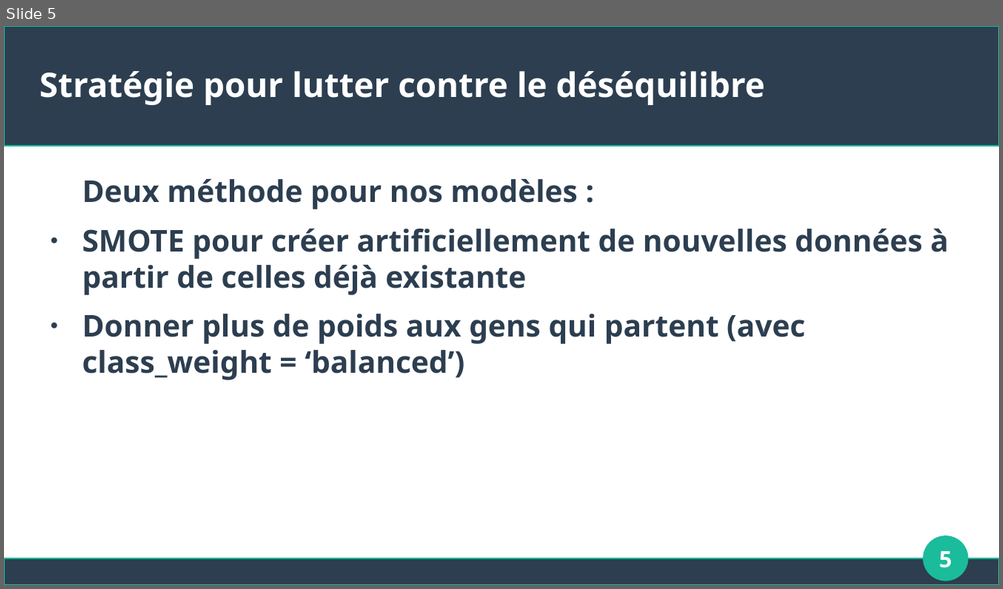
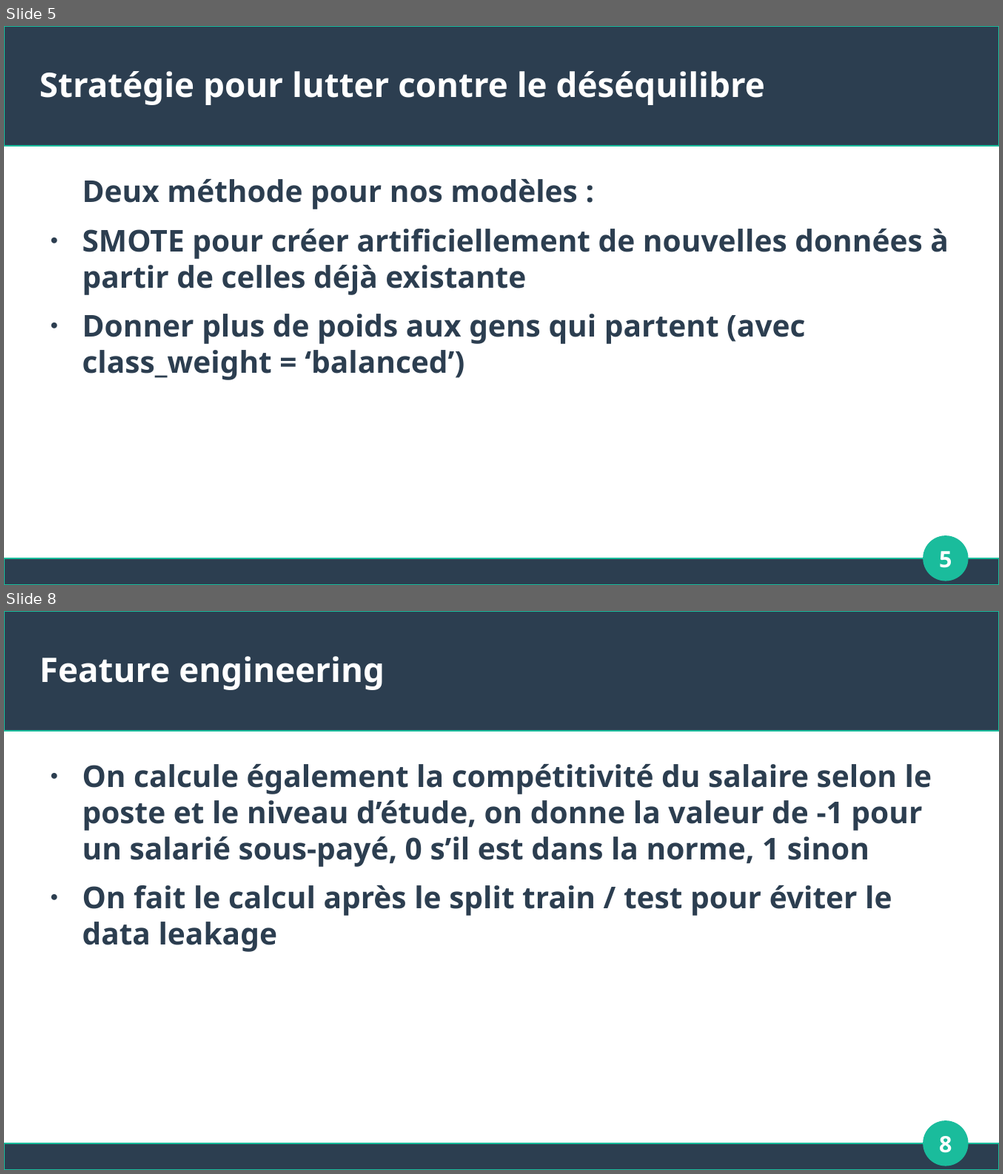
Before and after one commit to Apinsun/Projet4, a slide deck: presentation.odp. Shown one above the other, each under a label of ours: slide 5 before the commit, slides 5 and 8 after it; the slides between them are not shown. The pictures are 1003x589 and 1003x1174 pixels, drawn with LibreOffice and Linux fonts; fonts in the diff are those of the drawing. Boxes give left, top, right and bottom in pixels: in the first picture for what was removed or moved away, otherwise in the second. Text is boxed around its words. In the diff, an @@ line names an element or a change of style, - is before the commit and + after.

```diff
--- a/presentation.odp
+++ b/presentation.odp
@@ slide 8 added at [4,611,999,1170], background #FFFFFF; not listed: 3 template elements that a slide beside it also shows @@
@@ title added at [40,656,384,690], 27 pt, text #FFFFFF, bold @@
+Feature engineering
@@ text added at [82,764,931,952], 24 pt, text #2C3E50, bold @@
+● On calcule également la compétitivité du salaire selon le poste et le niveau d’étude, on donne la valeur de -1 pour un salarié sous-payé, 0 s’il est dans la norme, 1 sinon
+● On fait le calcul après le split train / test pour éviter le data leakage
@@ page number added at [939,1136,951,1153], 18 pt, text #FFFFFF, bold @@
+8
```
Also in this commit, not shown: 2 slides changed, 12 other slides added, 1 slide removed, 1 other file.
